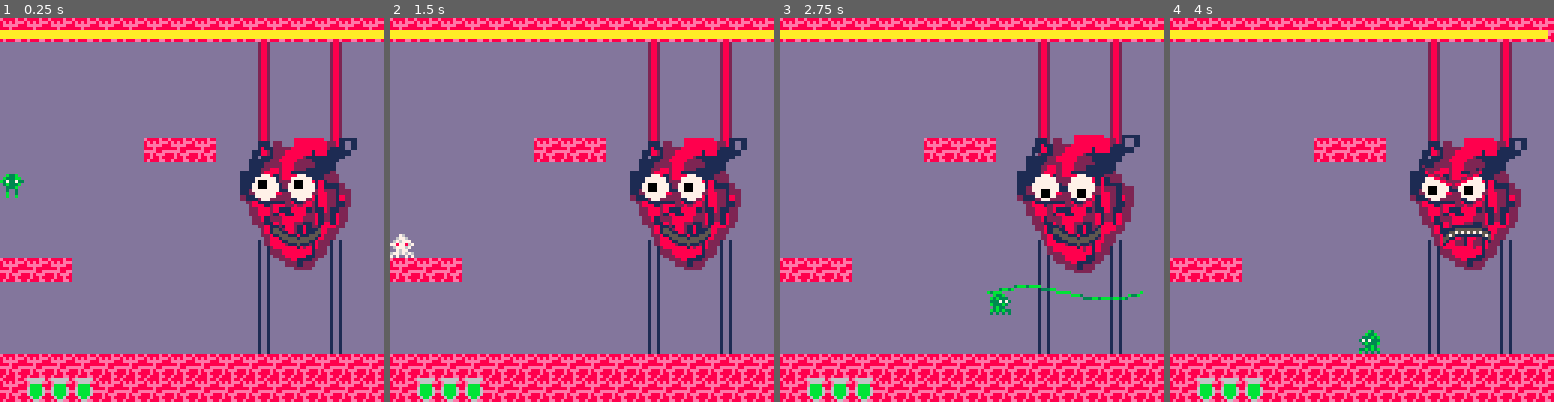
Above: before the commit, frames 1-4 (left to right).
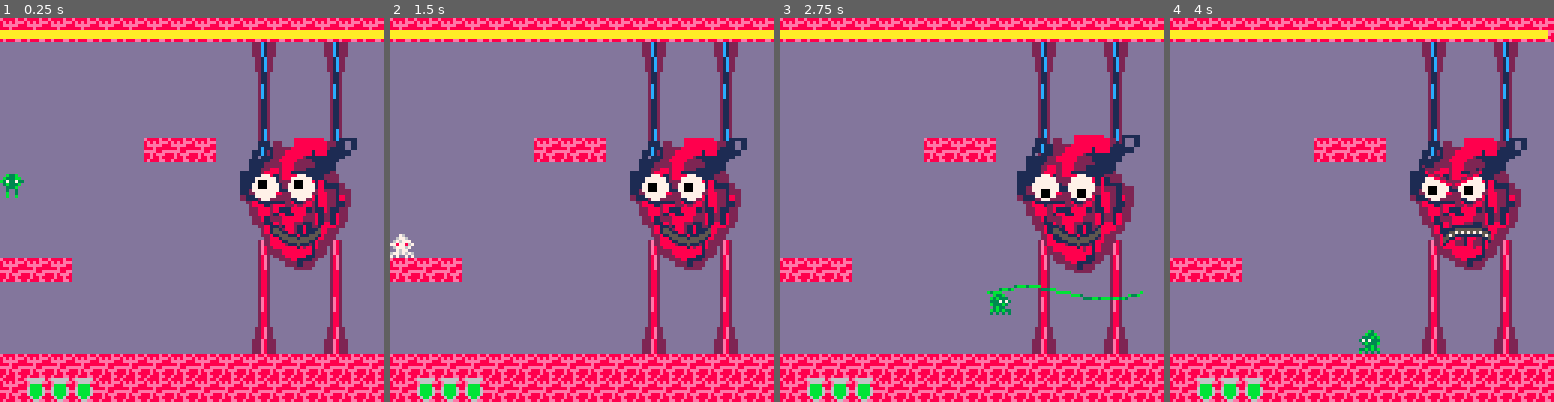
Above: after the commit, the same moments.

Repository: Von-dy/Game_Design_Final_Project
Game: PICO-8 cartridge current_build.p8
Two runs of this game, one before a commit and one after it. Both use one fixed random seed, a clock stepped at 60 frames per second and the inputs below.
Inputs:
- Up to frame 1 (0.25 s): no input
- Up to frame 2 (1.5 s): tap X (X key) at 0.33, 1.07 s; tap O (Z key) at 0.7 s
- Up to frame 3 (2.75 s): hold Right 1.6-2.1 s; tap O (Z key) at 1.7, 2.1, 2.5 s; tap X (X key) at 1.85 s; hold Up 2.15-2.42 s; hold Right from 2.47 s (still down)
- Up to frame 4 (4 s): tap O (Z key) at 2.9, 3.3, 3.7 s; tap X (X key) at 2.97 s; release Right at 3.03 s; hold Left 3.08-3.58 s; hold Down 3.63-3.97 s

The runs differ from the first frame. In frame 1, 3.4% of the frame differs, in the area x 65-91%, y 6-88%; in frame 2, 3.4%; in frame 3, 3.3%; in frame 4, 3.4%.

Commit message:
updated sprite sheet

Diff:
--- a/current_build.p8
+++ b/current_build.p8
@@ -698,22 +698,22 @@
 
 
 __gfx__
-000000002e282e8222eeee22dddddddd4ff4ff4fef8e8f8fe8888e88228888220000000000000000002882000000000000000000888888800001111000000000
-00000000e282e82e2e2277e2ddddddddf77f47f7f8ff88e88e8e8eee282277820000000000000000002882000000000111022000888888882201001000000000
-0070070082e22e28e222277eddddddddf4f7f4f48ef8e88f8eeeee88822227780000000000000000002882000000000101122228888888882111001000000000
-00077000282e88e2e222222edddddddd44744f7ff88efef8888e8888822222280000000000000000002882000000001100122288888818881111110000000000
-00077000e2e22e2ee222222edddddddd7ff7f747efef888eeeee88ee822222280000000000000000002882000000001011122888882111111111000000000000
-0070070028228288e222222eddddddddf474f4fff8f8e8f888e8eee8822222281111111111111111002882000000011111228888822211111110000000000000
-00000000e28e2e2e2e2222e2ddddddddff7f7f478e8f8fe888e88e88282222820111111111111110002882000000011112222888222221111100000000000000
-000000008e2828e222eeee22dddddddd474f474fe8fe8e8f8e888ee8228888220011111111111100002882000000011122882888222111111100000000000000
-00000000000000000000000000000000000000000000000000000000000000000882222200000000001dd1000001111128882881111111111200000000000000
-00000000000000000000000000000000000000000077770000000000000000000088822200000000001dd1000001111118812888811111122220000000000000
-00000000000000000000000000000000000000000777777077777777000000000711888200000000001dd1000001111188812228888881812220000000000000
-00000000000000000000000000000000000000000777777055555555000000000711118800000000001dd1000001111888111222288881811112000000000000
-00000000000000000000000000000000000000000777777077777777000000000771177800000000001dd1000001122881181111228882822212220000000000
-00000000000000000000000000000000000000000777777000000000000000000777777000000000001dd1000001122281888221828222882212220000000000
-00000000000000000000000000000000000000000077770000000000000000000077770000000000001dd1000002111222222221182281882218220000000000
-00000000000000000000000000000000000000000000000000000000000000000000000000000000001dd1000000228111111128112821882211220000000000
+000000002e282e8222eeee22dddddddd4ff4ff4fef8e8f8fe8888e88228888220000000000000000222c12220000000000000000888888800001111000000000
+00000000e282e82e2e2277e2ddddddddf77f47f7f8ff88e88e8e8eee2822778200000000000000000221c2200000000111022000888888882201001000000000
+0070070082e22e28e222277eddddddddf4f7f4f48ef8e88f8eeeee88822227780000000000000000002112000000000101122228888888882111001000000000
+00077000282e88e2e222222edddddddd44744f7ff88efef8888e8888822222280000000000000000002c12000000001100122288888818881111110000000000
+00077000e2e22e2ee222222edddddddd7ff7f747efef888eeeee88ee822222280000000000000000002112000000001011122888882111111111000000000000
+0070070028228288e222222eddddddddf474f4fff8f8e8f888e8eee8822222281111111111111111002112000000011111228888822211111110000000000000
+00000000e28e2e2e2e2222e2ddddddddff7f7f478e8f8fe888e88e882822228201111111111111100021c2000000011112222888222221111100000000000000
+000000008e2828e222eeee22dddddddd474f474fe8fe8e8f8e888ee8228888220011111111111100002c12000000011122882888222111111100000000000000
+00000000000000000000000000000000000000000000000000000000000000000882222200000000002e82000001111128882881111111111200000000000000
+000000000000000000000000000000000000000000777700000000000000000000888222000000000028e2000001111118812888811111122220000000000000
+00000000000000000000000000000000000000000777777077777777000000000711888200000000002882000001111188812228888881812220000000000000
+00000000000000000000000000000000000000000777777055555555000000000711118800000000002882000001111888111222288881811112000000000000
+00000000000000000000000000000000000000000777777077777777000000000771177800000000002e82000001122881181111228882822212220000000000
+00000000000000000000000000000000000000000777777000000000000000000777777000000000002882000001122281888221828222882212220000000000
+000000000000000000000000000000000000000000777700000000000000000000777700000000000228e2200002111222222221182281882218220000000000
+00000000000000000000000000000000000000000000000000000000000000000000000000000000222e82220000228111111128112821882211220000000000
 00000000000000000000000000000000000000000000000000000000088222220000000000000000000000000000028881288822828821882211220000000000
 00000000000000000000000000000000000000000000000000000000008882220000000000000000000000000000022888281118888121182112200000000000
 00000000000000000000000000000000000000000000000000000000000088820000000000000000000000000000022888218811888228122182200000000000
